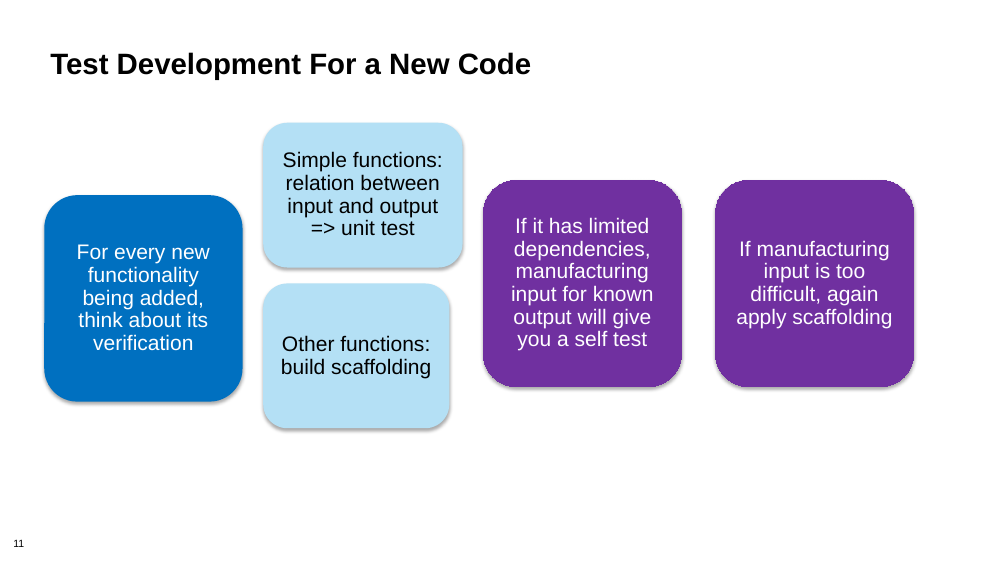
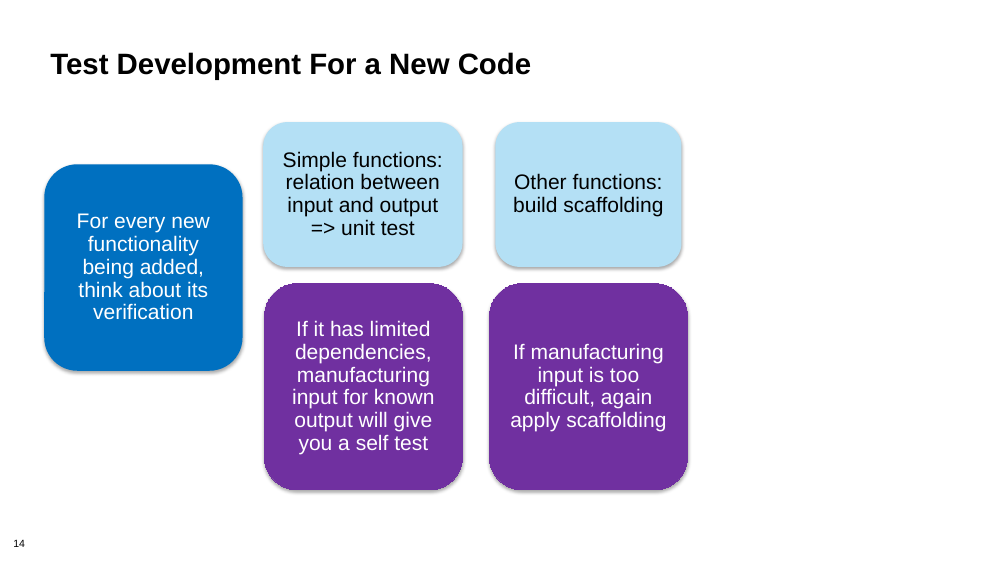
Before and after one commit to bssw-tutorial/presentations, a slide deck: slide 14 of testing-a.pptx (slide 11 before the commit). Drawn at 1008x567 pixels with LibreOffice and Linux fonts; fonts in the diff are those of the drawing; background and template pictures are left out. Boxes give left, top, right and bottom in pixels: in the first picture for what was removed or moved away, otherwise in the second. Text is boxed around its words. In the diff, an @@ line names an element or a change of style, - is before the commit and + after.

```diff
--- a/testing-a.pptx
+++ b/testing-a.pptx
@@ rounded rectangle "Other functions: build scaffolding": place and size @@
-rounded rectangle "Other functions: build scaffolding" at (263, 284, 449, 428)
+rounded rectangle "Other functions: build scaffolding" at (495, 123, 681, 267)
@@ rounded rectangle "For every new functionality being ...": place and size @@
-rounded rectangle "For every new functionality being ..." at (45, 195, 243, 402)
+rounded rectangle "For every new functionality being ..." at (45, 164, 243, 371)
@@ rounded rectangle "If it has limited dependencies, ...": place and size @@
-rounded rectangle "If it has limited dependencies, ..." at (483, 180, 681, 386)
+rounded rectangle "If it has limited dependencies, ..." at (265, 284, 463, 490)
@@ rounded rectangle "If manufacturing input is too ...": place and size @@
-rounded rectangle "If manufacturing input is too ..." at (715, 180, 913, 386)
+rounded rectangle "If manufacturing input is too ..." at (489, 284, 687, 490)
@@ page number at (13, 539, 25, 547): text changed @@
-11
+14
```
Also in this commit, not shown: 5 other slides changed, 5 slides added, 1 other file.
